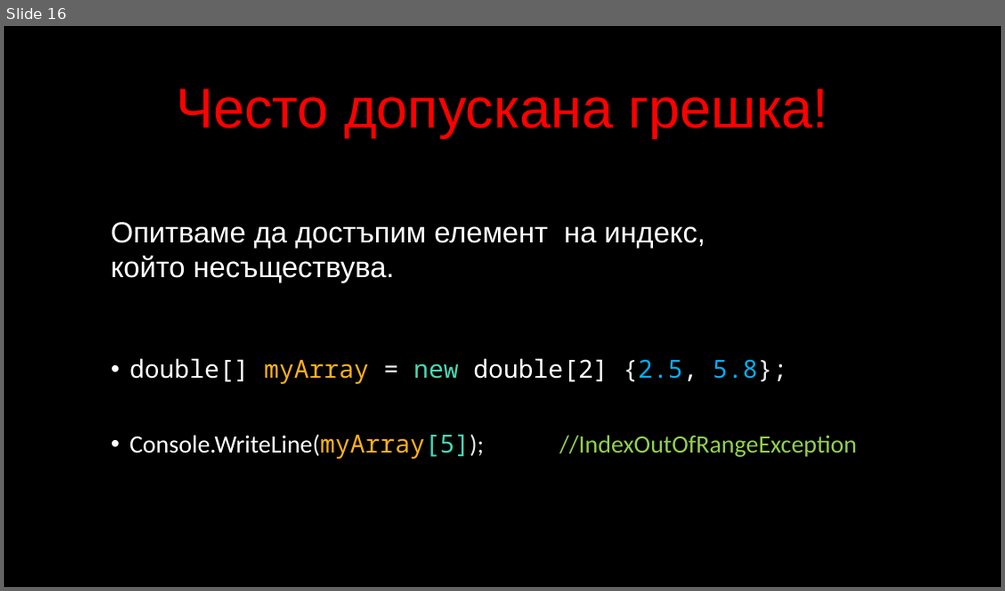
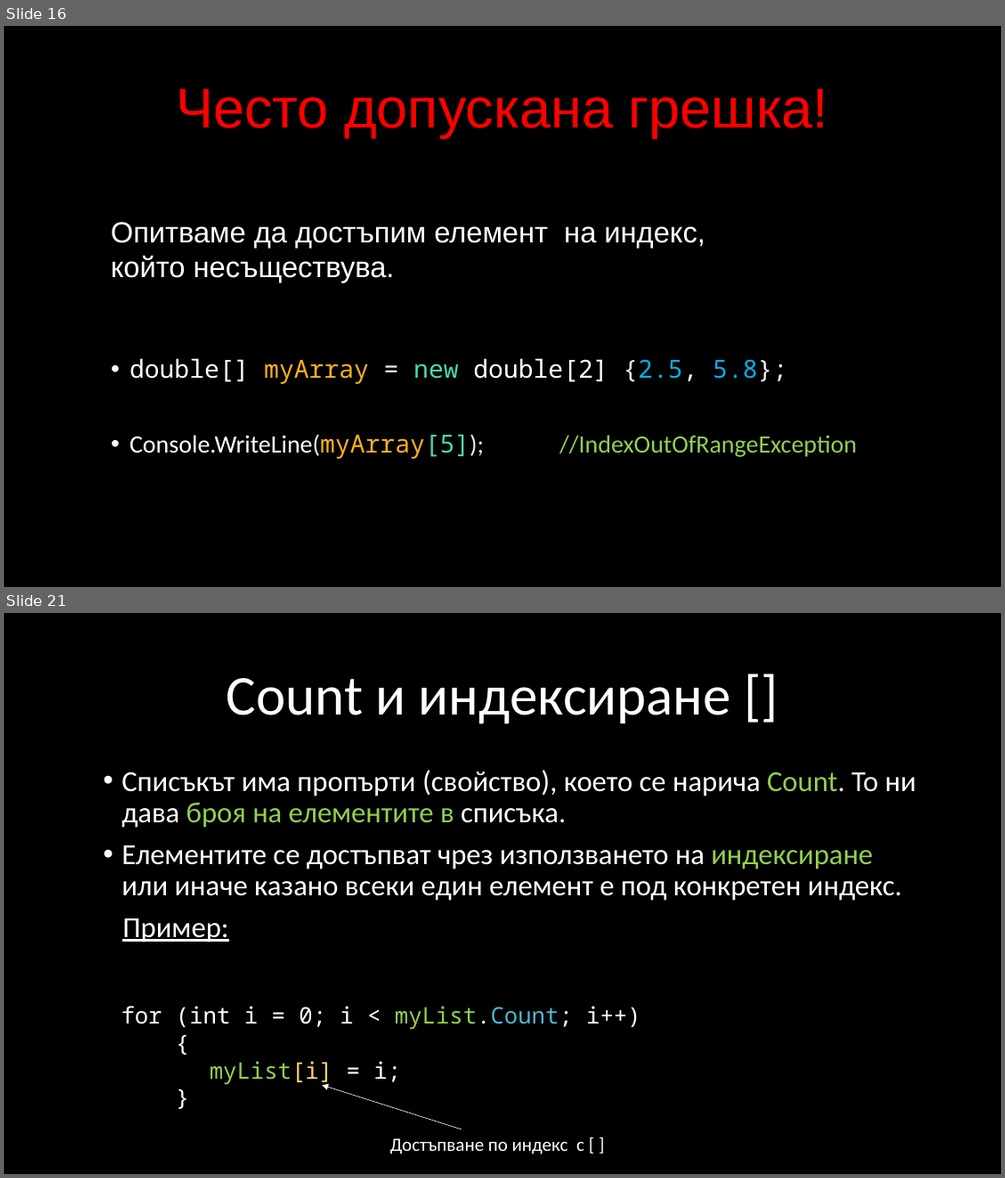
Before and after one commit to velizar92/CSharp-Programming-Presentations, a slide deck: C# Intermediate.pptx. Shown one above the other, each under a label of ours: slide 16 before the commit, slides 16 and 21 after it; the slides between them are not shown. The pictures are 1005x591 and 1005x1178 pixels, drawn with LibreOffice and Linux fonts; fonts in the diff are those of the drawing; background and template pictures are left out. Boxes give left, top, right and bottom in pixels: in the first picture for what was removed or moved away, otherwise in the second. Text is boxed around its words. In the diff, an @@ line names an element or a change of style, - is before the commit and + after.

Commit message:
C# Intermediate: List slides

```diff
--- a/C# Intermediate.pptx
+++ b/C# Intermediate.pptx
@@ slide 21 added at [4, 613, 1001, 1174], background picture (left out) @@
@@ title added at [226, 678, 731, 724], 54 pt, text #FFFFFF @@
+Count и индексиране []
@@ text added at [121, 770, 916, 942], 28 pt, text #FFFFFF @@
+• Списъкът има пропърти (свойство), което се нарича Count. То ни дава броя на елементите в списъка.
+• Елементите се достъпват чрез използването на индексиране или иначе казано всеки един елемент е под конкретен индекс.
+Пример:
@@ text added at [121, 1005, 641, 1085], 22 pt, text #FFFFFF @@
+for (int i = 0; i < myList.Count; i++)
+{
+myList[i] = i;
+}
@@ arrow added from (461, 1129) to (322, 1085), #FFFFFF 0.5 pt @@
@@ text added at [390, 1138, 584, 1154], 18 pt, text #FFFFFF @@
+Достъпване по индекс с [ ]
```
Also in this commit, not shown: 1 slide changed, 7 other slides added.
